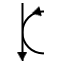
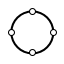
Layers edited between the first and the second (64, 64) image:
added layer "Ellipse 1 copy 5" above "Ellipse 1 copy 4" over left=50, top=29, right=57, bottom=36
added layer "Ellipse 1 copy 4" above "Ellipse 1 copy 3" over left=8, top=29, right=15, bottom=36
added layer "Ellipse 1 copy 3" above "Ellipse 1 copy 2" over left=29, top=8, right=36, bottom=15
added layer "Ellipse 1 copy 2" above "Layer 11" over left=29, top=49, right=36, bottom=56
hid group "Group 2" (4 layers) over left=17, top=3, right=44, bottom=61
showed "Layer 8 copy" over left=10, top=10, right=55, bottom=55
hid group "Group 1" (2 layers) over left=8, top=3, right=57, bottom=61
